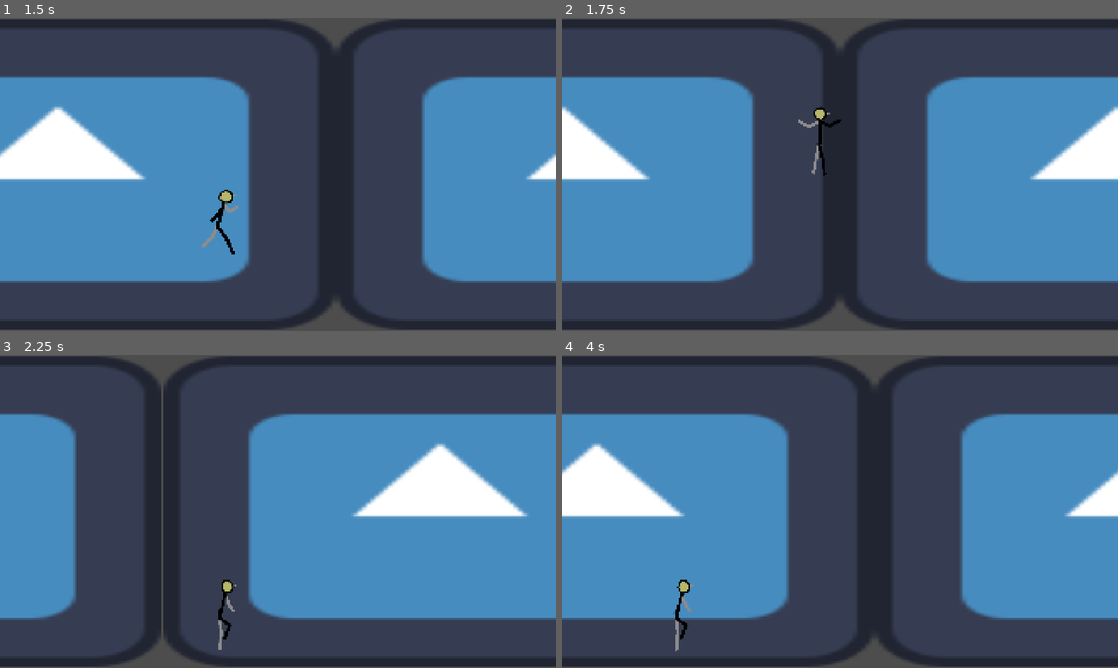
Above: before the commit, frames 1-4 (two rows, left to right).
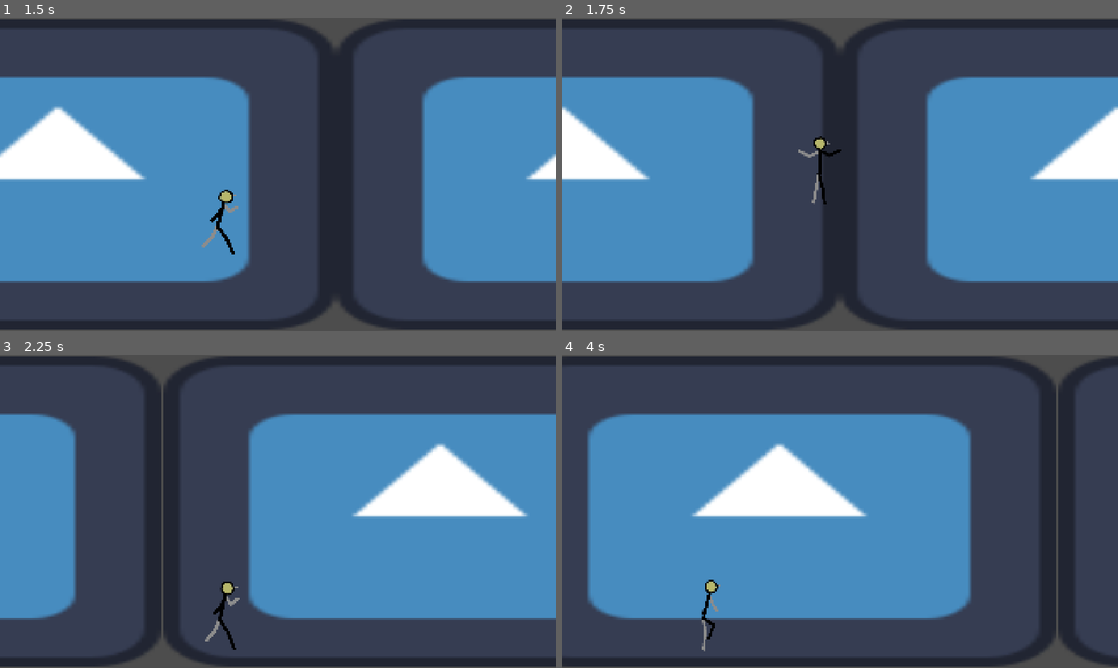
Above: after the commit, the same moments.

Repository: Ahzzak/Enjam2026_Grp5
Game: Godot game, scene res://scenes/player_sandbox.tscn
Same seed, same stepped clock (60 frames per second), same inputs: the game is played once before the commit and once after it. This scene is started directly instead of the project's main scene. The engine's default icon, where the game draws it, is replaced by a stand-in: a white triangle on a blue panel in a dark square.
Inputs:
- Up to frame 1 (1.5 s): hold D (Run) 0.53-1.28 s; tap Space (Jump) at 0.77, 1.07 s; tap Ctrl (Slide) at 0.8, 1.35 s
- Up to frame 2 (1.75 s): tap Space (Jump) at 1.52 s; tap T at 1.55 s
- Up to frame 3 (2.25 s): tap Space (Jump) at 1.82 s; tap T at 2.1 s
- Up to frame 4 (4 s): tap Y at 2.3, 2.85 s; tap Space (Jump) at 3.02, 3.05, 3.32 s; hold Space (Jump) from 3.53 s (still down); tap D (Run) at 3.8 s

Frame 1 is identical in both runs. In frame 2, 0.6% of the frame differs, in the area x 42-51%, y 28-60%; in frame 3, 0.3%; in frame 4, 52%, in the area x 0-100%, y 0-100%.

Commit message:
feat(game) : game manager listning to player events

Diff:
--- a/enjam-2026/scenes/player_sandbox.tscn
+++ b/enjam-2026/scenes/player_sandbox.tscn
@@ -2,6 +2,7 @@
 
 [ext_resource type="PackedScene" uid="uid://c0o3frsrsxts4" path="res://prefabs/player.tscn" id="1_4d21g"]
 [ext_resource type="Script" uid="uid://bhxnd15of8akm" path="res://scripts/player_sandbox.gd" id="1_6twx4"]
+[ext_resource type="Script" uid="uid://dkru4epdgxe8t" path="res://scripts/game_manager.gd" id="2_54elx"]
 [ext_resource type="Texture2D" uid="uid://q5hq7v7s00g" path="res://icon.svg" id="3_yla5c"]
 [ext_resource type="Script" uid="uid://cg7r1nj3beiwb" path="res://scripts/run_camera.gd" id="4_6bre8"]
 
@@ -16,6 +17,10 @@
 [node name="PlayerSandbox" type="Node2D" unique_id=1608617610 node_paths=PackedStringArray("player")]
 script = ExtResource("1_6twx4")
 player = NodePath("PlayerCharacter")
+
+[node name="GameManager" type="Node" parent="." unique_id=1214947442 node_paths=PackedStringArray("player")]
+script = ExtResource("2_54elx")
+player = NodePath("../PlayerCharacter")
 
 [node name="Parallax2D" type="Parallax2D" parent="." unique_id=487314904]
 repeat_size = Vector2(1920, 0)
--- a/enjam-2026/scenes/world.tscn
+++ b/enjam-2026/scenes/world.tscn
@@ -1,6 +1,7 @@
 [gd_scene format=3 uid="uid://wywhxhg7v5ph"]
 
 [ext_resource type="Texture2D" uid="uid://q5hq7v7s00g" path="res://icon.svg" id="1_nnsk1"]
+[ext_resource type="Script" uid="uid://dkru4epdgxe8t" path="res://scripts/game_manager.gd" id="1_qfnet"]
 [ext_resource type="PackedScene" uid="uid://c0o3frsrsxts4" path="res://prefabs/player.tscn" id="2_rwgxs"]
 [ext_resource type="PackedScene" uid="uid://dcoiqsaod757h" path="res://prefabs/audio_manager.tscn" id="3_4wyf3"]
 [ext_resource type="Script" uid="uid://cg7r1nj3beiwb" path="res://scripts/run_camera.gd" id="3_71j4m"]
@@ -9,6 +10,10 @@
 [sub_resource type="WorldBoundaryShape2D" id="WorldBoundaryShape2D_dn1u1"]
 
 [node name="World" type="Node2D" unique_id=533268812]
+
+[node name="GameManager" type="Node" parent="." unique_id=393617811 node_paths=PackedStringArray("player")]
+script = ExtResource("1_qfnet")
+player = NodePath("../PlayerCharacter")
 
 [node name="Parallax2D" type="Parallax2D" parent="." unique_id=211062778]
 repeat_size = Vector2(1920, 0)
--- /dev/null
+++ b/enjam-2026/scripts/game_manager.gd
@@ -0,0 +1,39 @@
+class_name GameManager
+extends Node
+
+enum State { INTRO, RUNNING, RELEASED, GAME_OVER, ENDING, DEATH }
+
+@export var player: Player
+
+var state: State = State.INTRO:
+	set(value):
+		if value == state:
+			return
+		print(State.keys()[state], " → ", State.keys()[value])
+		_exit_state(state)
+		state = value
+		_enter_state(state)
+
+
+func _ready() -> void:
+	assert(player != null, "GameManager : l'export player n'est pas assigné.")
+	player.run_resumed.connect(_on_player_run_resumed)
+	player.run_released.connect(_on_player_run_released)
+
+
+func _on_player_run_resumed() -> void:
+	if state == State.INTRO or state == State.RELEASED:
+		state = State.RUNNING
+
+
+func _on_player_run_released() -> void:
+	if state == State.RUNNING:
+		state = State.RELEASED
+
+
+func _enter_state(_new_state: State) -> void:
+	pass
+
+
+func _exit_state(_old_state: State) -> void:
+	pass
--- a/enjam-2026/scripts/player.gd
+++ b/enjam-2026/scripts/player.gd
@@ -69,6 +69,11 @@
 
 var is_running: bool = false
 
+var controls_enabled: bool = true
+
+##Pour la fin
+var speed_scale: float = 1.0
+
 ## Position de course, calée sur la musique. La caméra la suit.
 var anchor_x: float:
 	get:
@@ -98,11 +103,13 @@
 
 
 func _unhandled_input(event: InputEvent) -> void:
-	if event.is_action_pressed("Jump"):
+	if event.is_action_pressed("Jump") and controls_enabled:
 		_time_since_jump_press = 0.0
 
 
 func _physics_process(delta: float) -> void:
+	if delta <= 0.0:
+		return
 	_update_run_input()
 	match state:
 		State.RUN:
@@ -129,7 +136,9 @@
 
 
 func _update_run_input() -> void:
-	var pressed := Input.is_action_pressed("Run")
+	if not controls_enabled:
+		return
+	var pressed := _action_pressed("Run")
 	if pressed == is_running:
 		return
 	is_running = pressed
@@ -141,23 +150,23 @@
 
 
 func _physics_run(_delta: float) -> void:
-	if not Input.is_action_pressed("Slide"):
+	if not _action_pressed("Slide"):
 		_slide_exhausted = false
 	if _try_jump():
 		return
 	if not is_on_floor():
 		state = State.AIR
-	elif Input.is_action_pressed("Slide") and not _slide_exhausted:
+	elif _action_pressed("Slide") and not _slide_exhausted:
 		state = State.SLIDE
 
 
 func _physics_air(delta: float) -> void:
 	if _try_jump():
 		return
-	if Input.is_action_just_pressed("Slide"):
+	if _action_just_pressed("Slide"):
 		state = State.DIVE
 		return
-	if velocity.y < -min_jump_speed and not Input.is_action_pressed("Jump"):
+	if velocity.y < -min_jump_speed and not _action_pressed("Jump"):
 		velocity.y = -min_jump_speed
 	var current_gravity: float
 	if velocity.y < 0.0:
@@ -178,7 +187,7 @@
 		and _anchor_offset <= -max_slide_lag + OFFSET_TOLERANCE
 	if not is_on_floor():
 		state = State.AIR
-	elif (exhausted or not Input.is_action_pressed("Slide")) and can_stand_up:
+	elif (exhausted or not _action_pressed("Slide")) and can_stand_up:
 		_slide_exhausted = exhausted
 		state = State.RUN
 
@@ -207,13 +216,21 @@
 	return not _ceiling_check.is_colliding()
 
 
+func _action_pressed(action: StringName) -> bool:
+	return controls_enabled and Input.is_action_pressed(action)
+
+
+func _action_just_pressed(action: StringName) -> bool:
+	return controls_enabled and Input.is_action_just_pressed(action)
+
+
 func _update_horizontal(delta: float) -> void:
-	var speed := run_speed if _has_started else 0.0
+	var speed := run_speed * speed_scale if _has_started else 0.0
 	if _boost_speed > 0.0:
 		velocity.x = speed + _boost_speed
 		_boost_speed = maxf(_boost_speed - slide_deceleration * delta, 0.0)
 	else:
-		var return_speed := run_speed * anchor_return_ratio
+		var return_speed := run_speed * speed_scale * anchor_return_ratio
 		var target_offset := -max_slide_lag if state == State.SLIDE and _has_started else 0.0
 		velocity.x = speed + clampf((target_offset - _anchor_offset) / delta, -return_speed, return_speed)
 	_anchor_x += speed * delta
@@ -231,7 +248,7 @@
 func _update_animation() -> void:
 	match state:
 		State.RUN:
-			_sprite.play("run" if _has_started else "idle")
+			_sprite.play("run" if _has_started and speed_scale > 0.0 else "idle")
 		State.AIR:
 			_sprite.play("jump" if velocity.y < 0.0 else "fall")
 		State.SLIDE:
--- a/enjam-2026/scripts/player_sandbox.gd
+++ b/enjam-2026/scripts/player_sandbox.gd
@@ -14,3 +14,17 @@
 
 func _on_player_run_resumed() -> void:
 	print("D réappuyé !")
+
+
+func _unhandled_input(event: InputEvent) -> void:
+	var key := event as InputEventKey
+	if key == null or not key.pressed or key.echo:
+		return
+	match key.keycode:
+		KEY_T:
+			player.controls_enabled = not player.controls_enabled
+			print("Contrôles : ", player.controls_enabled)
+		KEY_Y:
+			var target := 0.0 if player.speed_scale > 0.0 else 1.0
+			create_tween().tween_property(player, "speed_scale", target, 1.5)
+			print("speed_scale → ", target)
Not shown, added: enjam-2026/scripts/game_manager.gd.uid
